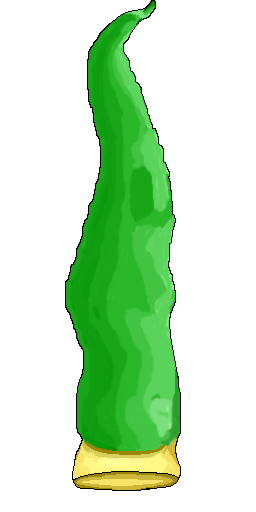
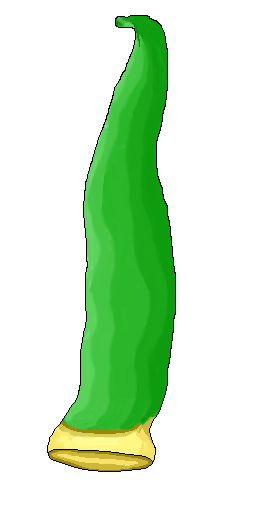
The second 256 x 512 image is a revision of the first. Changes to its layers:
showed "Legs4L", painted on it over (x1=47, y1=15, x2=181, y2=491)
hid "Legs5F", painted on it over (x1=65, y1=0, x2=181, y2=491)
